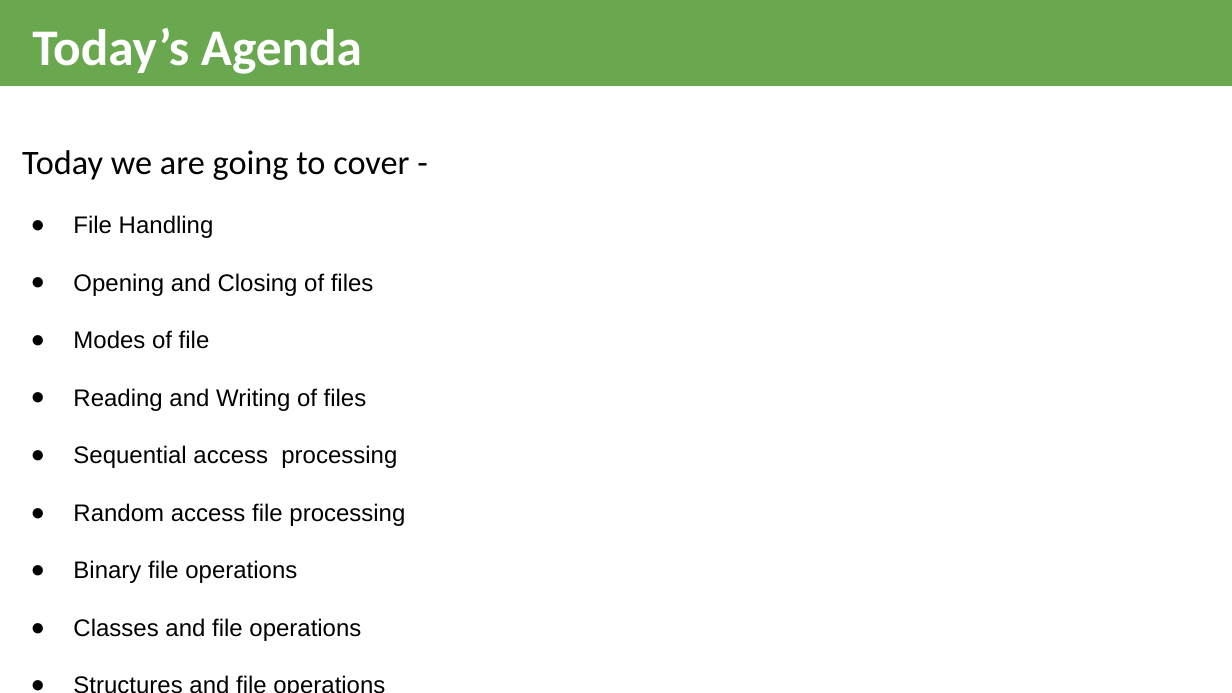
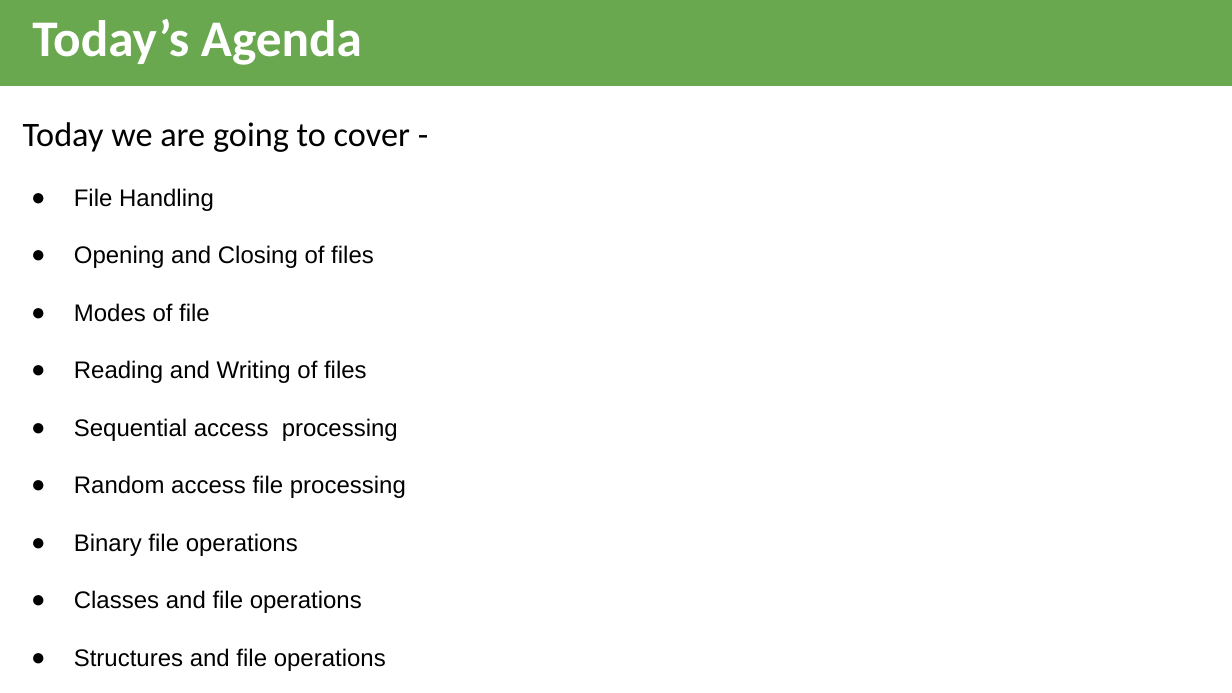
Before and after one commit to KartavyaKothari/ckb1-cpp, a slide deck: slide 2 of Slides/Lec9.pptx. Drawn at 1232x693 pixels with LibreOffice and Linux fonts; fonts in the diff are those of the drawing. Boxes give left, top, right and bottom in pixels: in the first picture for what was removed or moved away, otherwise in the second. Text is boxed around its words. In the diff, an @@ line names an element or a change of style, - is before the commit and + after.

```diff
--- a/Slides/Lec9.pptx
+++ b/Slides/Lec9.pptx
@@ text "Today’s Agenda": place and size @@
-text "Today’s Agenda" at (32,28,362,74)
+text "Today’s Agenda" at (32,19,362,65)
@@ text "Today we are going to ..." rewrapped from (22,150,409,641) to (23,122,410,671) @@
```
Also in this commit, not shown: 5 other files.
